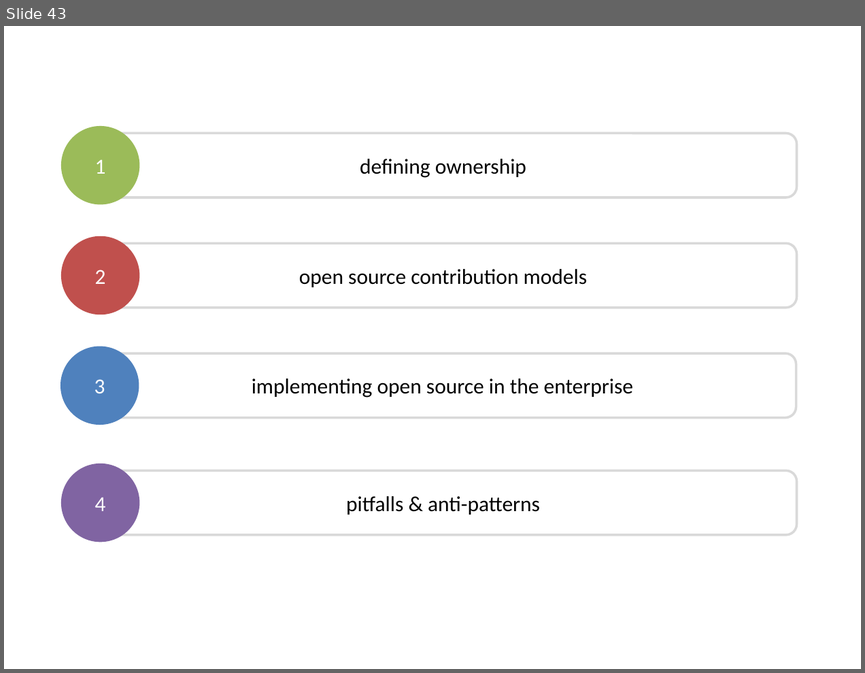
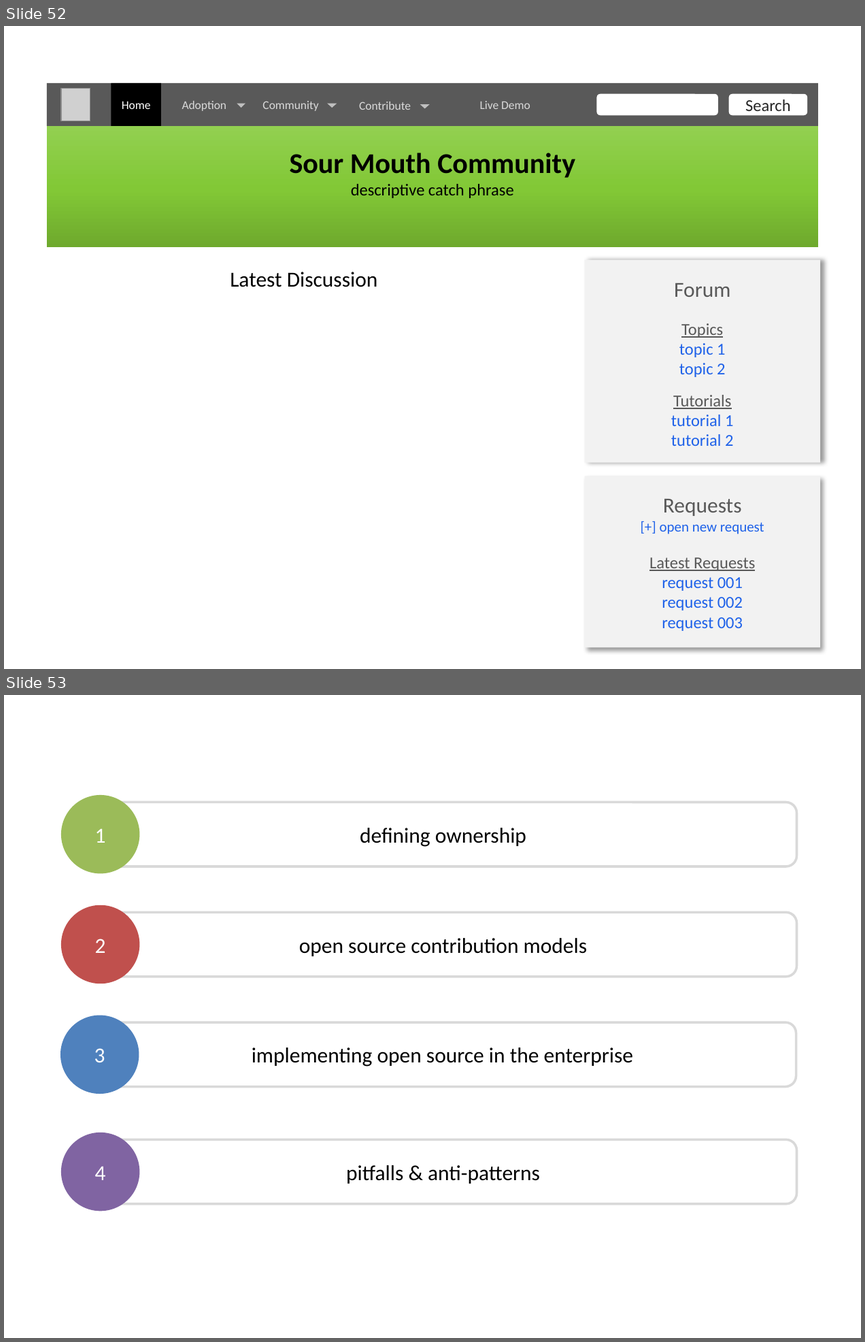
Before and after one commit to dsietz/open-source-model, a slide deck: Adopting the Open Source Model.pptx. Shown one above the other, each under a label of ours: slide 43 before the commit, slides 52 and 53 after it. The pictures are 865x673 and 865x1342 pixels, drawn with LibreOffice and Linux fonts; fonts in the diff are those of the drawing; grey boxes stand for pictures. Boxes give left, top, right and bottom in pixels: in the first picture for what was removed or moved away, otherwise in the second. Text is boxed around its words. In the diff, an @@ line names an element or a change of style, - is before the commit and + after.

```diff
--- a/Adopting the Open Source Model.pptx
+++ b/Adopting the Open Source Model.pptx
@@ slide 52 added at bbox=[4, 26, 861, 669], background #FFFFFF @@
@@ rectangle added at bbox=[47, 83, 818, 126], fill #595959 @@
@@ rectangle added at bbox=[111, 83, 161, 126], fill #000000, 10 pt, text #FFFFFF @@
+Home
@@ picture added at bbox=[61, 89, 90, 121] @@
@@ text added at bbox=[182, 101, 227, 111], 10 pt, text #D9D9D9 @@
+Adoption
@@ triangle added at bbox=[237, 103, 245, 108], fill #BFBFBF @@
@@ text added at bbox=[262, 101, 318, 111], 10 pt, text #D9D9D9 @@
+Community
@@ triangle added at bbox=[327, 103, 337, 108], fill #BFBFBF @@
@@ text added at bbox=[359, 101, 411, 110], 10 pt, text #D9D9D9 @@
+Contribute
@@ triangle added at bbox=[419, 104, 429, 108], fill #BFBFBF @@
@@ text added at bbox=[480, 101, 530, 109], 10 pt, text #D9D9D9 @@
+Live Demo
@@ rounded rectangle added at bbox=[597, 94, 719, 115], fill #FFFFFF @@
@@ rounded rectangle added at bbox=[729, 94, 808, 115], fill #FFFFFF, 14 pt, text #262626 @@
+Search
@@ rectangle added at bbox=[47, 126, 818, 248], fill gradient #6EA92D to #82C836 to #92D050 @@
@@ text added at bbox=[290, 152, 575, 198], 14 pt, text #000000 @@
+Sour Mouth Community
+descriptive catch phrase
@@ rectangle added at bbox=[584, 260, 820, 462], fill #F2F2F2, 14 pt, text #1F62E9 @@
+Forum
+Topics
+topic 1
+topic 2
+Tutorials
+tutorial 1
+tutorial 2
@@ text added at bbox=[230, 271, 378, 287], 18 pt, text #000000 @@
+Latest Discussion
@@ rectangle added at bbox=[584, 476, 820, 648], fill #F2F2F2, 14 pt, text #1F62E9 @@
+Requests
+[+] open new request
+Latest Requests
+request 001
+request 002
+request 003
@@ what was slide 43 is now slide 53 @@
```
Also in this commit, not shown: 5 slides changed, 9 other slides added.
